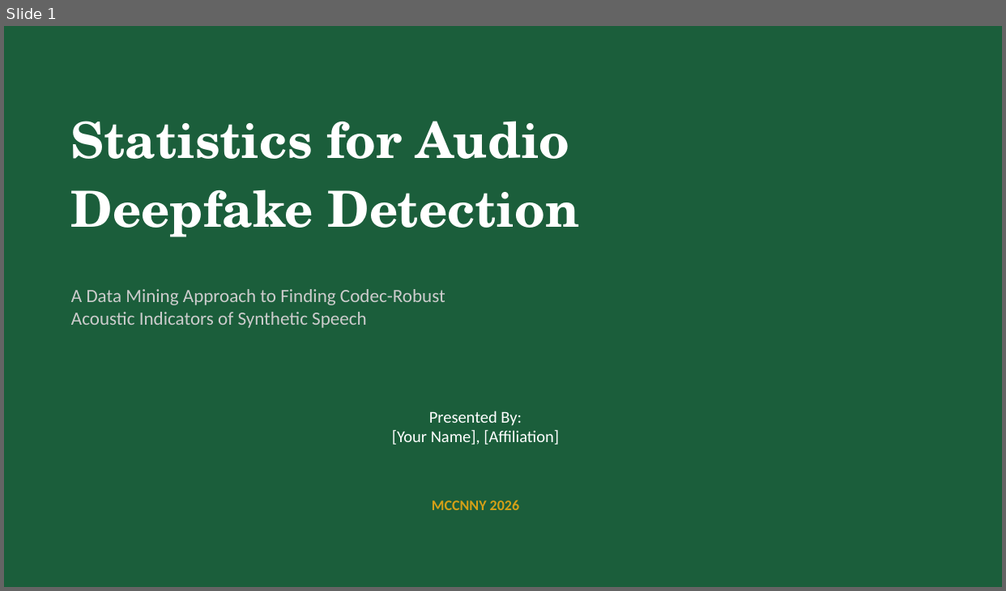
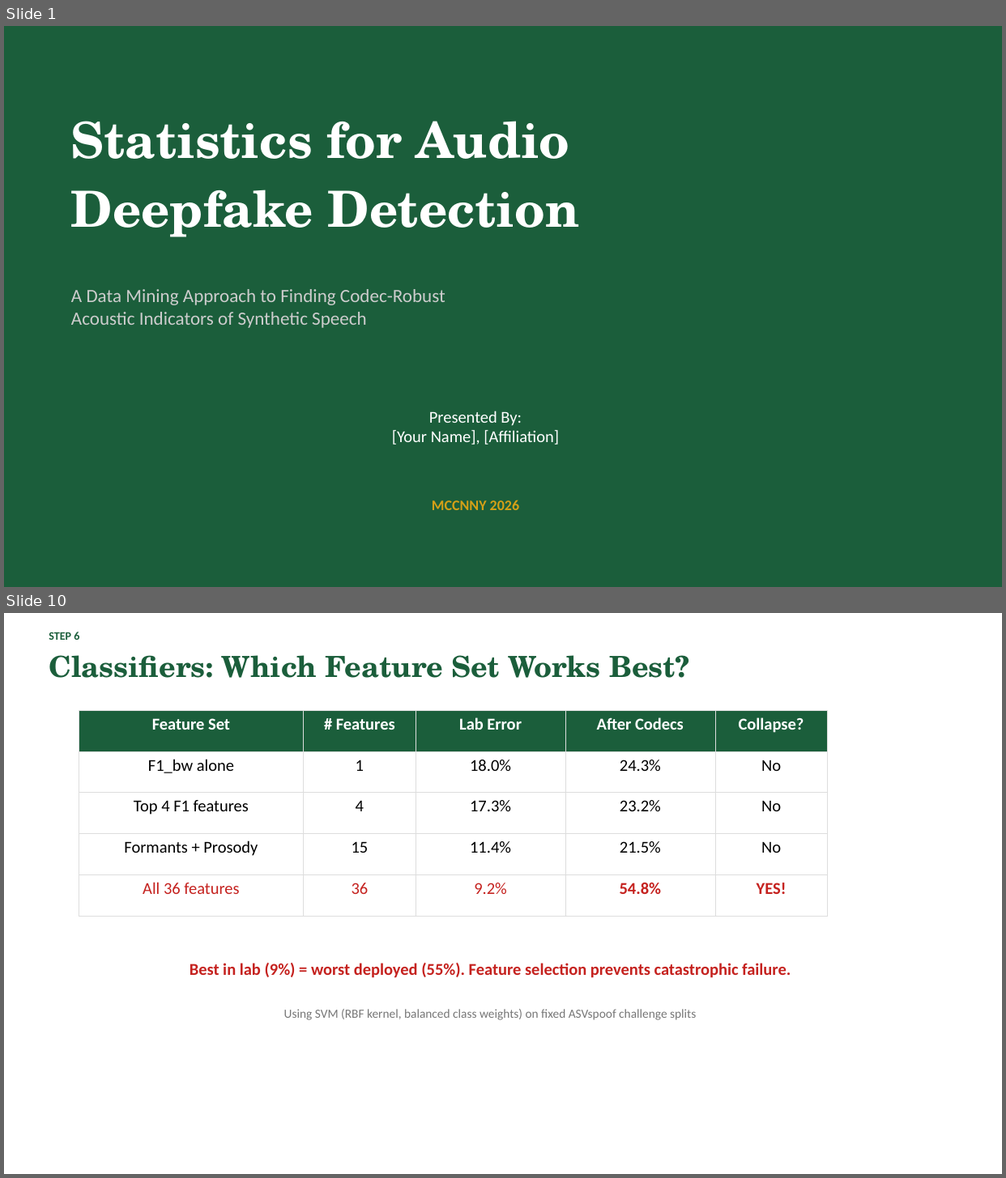
Before and after one commit to Yash-Sukhdeve/stats-audio-deepfake-detection, a slide deck: presentation/MCCNNY_2026_FINAL.pptx. Shown one above the other, each under a label of ours: slide 1 before the commit, slides 1 and 10 after it; the slides between them are not shown. The pictures are 1006x591 and 1006x1178 pixels, drawn with LibreOffice and Linux fonts; fonts in the diff are those of the drawing. Boxes give left, top, right and bottom in pixels: in the first picture for what was removed or moved away, otherwise in the second. Text is boxed around its words. In the diff, an @@ line names an element or a change of style, - is before the commit and + after.

Commit message:
FINAL: 12 slides, split for readability

```diff
--- a/presentation/MCCNNY_2026_FINAL.pptx
+++ b/presentation/MCCNNY_2026_FINAL.pptx
@@ slide 10 added at (4, 613, 1002, 1174), background #FFFFFF @@
@@ text added at (49, 632, 79, 640), 11 pt, text #1B5E3B, bold @@
+STEP 6
@@ text added at (49, 655, 689, 678), 28 pt, text #1B5E3B, bold @@
+Classifiers: Which Feature Set Works Best?
@@ table added at (79, 710, 828, 897), 5 rows, 5 columns @@
+Feature Set | # Features | Lab Error | After Codecs | Collapse?
+F1_bw alone | 1 | 18.0% | 24.3% | No
+Top 4 F1 features | 4 | 17.3% | 23.2% | No
+Formants + Prosody | 15 | 11.4% | 21.5% | No
+All 36 features | 36 | 9.2% | 54.8% | YES!
@@ text added at (189, 963, 791, 978), 16 pt, text #C5221F, bold @@
+Best in lab (9%) = worst deployed (55%). Feature selection prevents catastrophic failure.
@@ text added at (284, 1009, 696, 1020), 12 pt, text #777777 @@
+Using SVM (RBF kernel, balanced class weights) on fixed ASVspoof challenge splits
```
Also in this commit, not shown: 7 slides changed, 3 other slides added, 1 slide removed.
